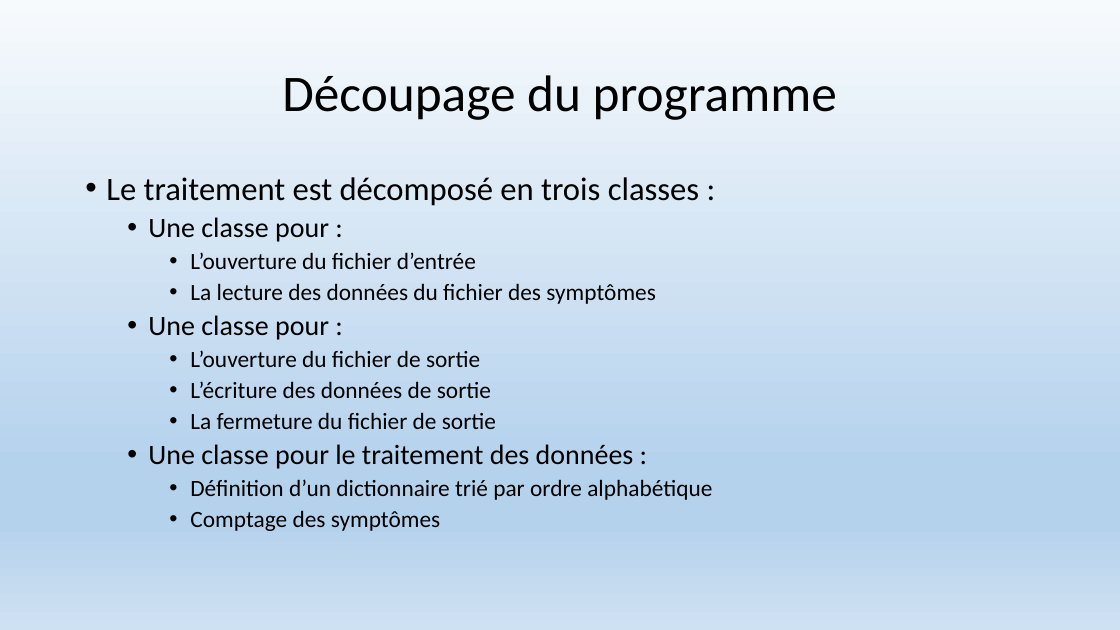
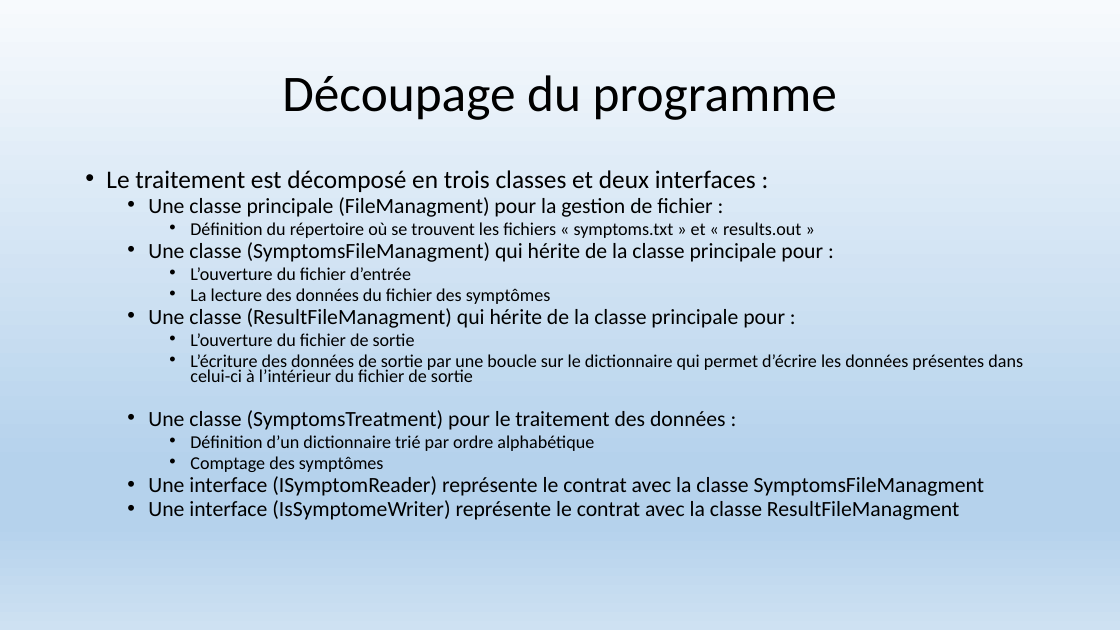
Before and after one commit to christzeze/Project_DA_Java_EN_Come_to_the_Rescue_of_a_Java_Application, a slide deck: slide 6 of Project02Eclipse/Presentation projet Symptoms.pptx. Drawn at 1120x630 pixels with LibreOffice and Linux fonts; fonts in the diff are those of the drawing. Boxes give left, top, right and bottom in pixels: in the first picture for what was removed or moved away, otherwise in the second. Text is boxed around its words. In the diff, an @@ line names an element or a change of style, - is before the commit and + after.

Commit message:
- Ajout du fichier FileManagment.java - Ajout du fichier SymptomsFileManagment.java - Ajout du fichier ResultFileManagment.java - Suppression du fichier WriteSymptomToFile.java - Mise à jour du fichier de présentation Presentation projet Symptoms.pptx

```diff
--- a/Project02Eclipse/Presentation projet Symptoms.pptx
+++ b/Project02Eclipse/Presentation projet Symptoms.pptx
@@ text at [106,170,823,262]: text changed; size 28 to 18.6 pt @@
-• Le traitement est décomposé en trois classes :
-  • Une classe pour :
+• Le traitement est décomposé en trois classes et deux interfaces :
+  • Une classe principale (FileManagment) pour la gestion de fichier :
+    • Définition du répertoire où se trouvent les fichiers « symptoms.txt » et « results.out »
+  • Une classe (SymptomsFileManagment) qui hérite de la classe principale pour :
@@ text at [190,267,594,472]: size 20 to 15.5 pt in "L’ouverture du fichier d’entrée", "La lecture des données du fichier des ...", "L’ouverture du fichier de sortie", "Définition d’un dictionnaire trié par ordre alphabétique" and 1 more places; line spacing 0.9 to 0.7 @@
@@ text at [148,308,785,328]: text changed; size 24 to 18.6 pt @@
-  • Une classe pour :
+  • Une classe (ResultFileManagment) qui hérite de la classe principale pour :
@@ text at [148,354,1023,430]: text changed; size 20 to 15.5 pt @@
-    • L’écriture des données de sortie
-    • La fermeture du fichier de sortie
-  • Une classe pour le traitement des données :
+    • L’écriture des données de sortie par une boucle sur le dictionnaire qui permet d’écrire les données présentes dans celui-ci à l’intérieur du fichier de sortie
+  • Une classe (SymptomsTreatment) pour le traitement des données :
@@ text at [148,476,985,520]: paragraphs added @@
+  • Une interface (ISymptomReader) représente le contrat avec la classe SymptomsFileManagment
+  • Une interface (IsSymptomeWriter) représente le contrat avec la classe ResultFileManagment
```
Also in this commit, not shown: 1 other slide changed, 7 other files.
